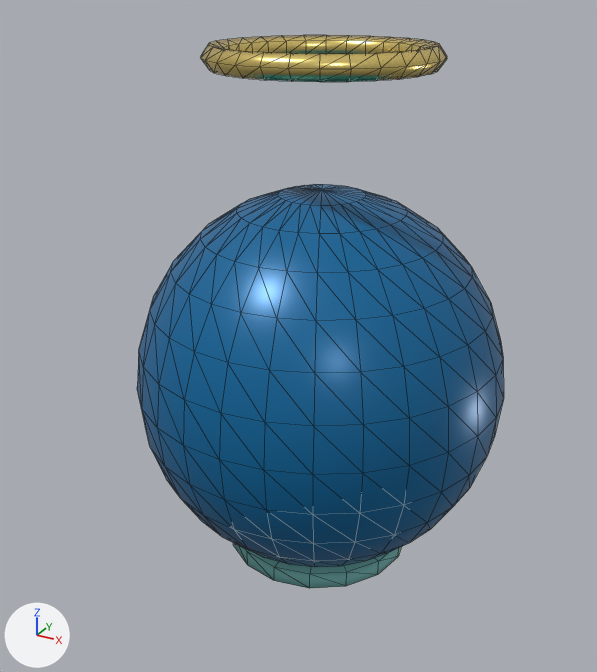
What one commit did to the glTF model public/assets/models/eggs/egg_deepsea_08.glb.
Camera for both pictures: a 50 mm camera at (0.794, -1.547, 1.302) aimed at (-0.036, -0.038, 0.547). The lights are fixed; the arrows at lower left show +X, +Y and +Z. The older version comes first. Mesh edges are drawn as thin lines. Vertices at exactly the same position are counted once.

Objects in the first picture: 'ball'.
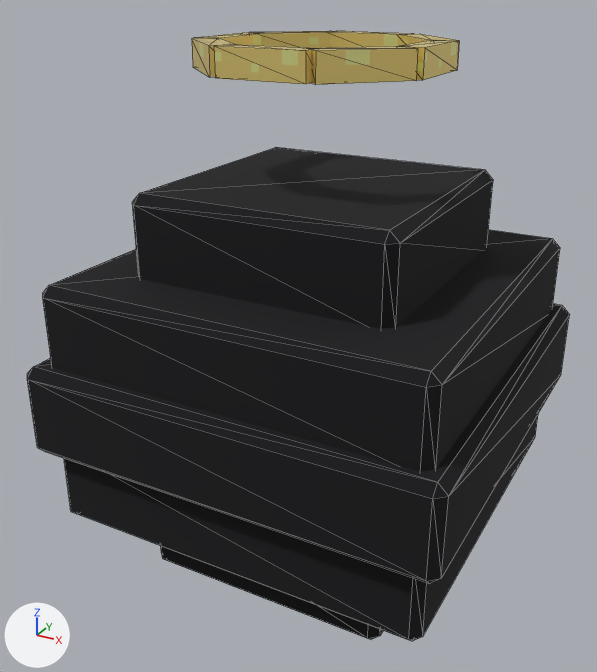
The change, as a list of edits to the scene's bpy script:
```text
Add img_px3:
    img_px3 = load_image('px3', '_unpacked/px3', 16, 16, 'sRGB')
Change mat_m3:
    remove mat_m3.base_color = (1.0, 0.78, 0.25)  # yellow #ffe589
    add mat_m3.texture = img_px3
    mat_m3.metallic: 1.0 -> 0.7
    mat_m3.roughness: 0.25 -> 0.35
Add mat_outline_ink:
    mat_outline_ink = principled_material('Outline_Ink')
    mat_outline_ink.base_color = (0.004, 0.004, 0.006)  # black #0d0d12
    mat_outline_ink.roughness = 1.0
Change me_ball:
    used by ob_ball; location = (0.0, 0.0, 0.0)
    remove me_ball.from_pydata(...)  # 587 vertices, 1144 faces; spans x -0.42..0.42, y -0.42..0.42, z 0.0..1.174
    add me_ball.from_pydata(...)  # 360 vertices, 620 faces; spans x -0.78..0.78, y -0.78..0.78, z -1.0..1.0
    me_ball part 1: a new loose piece, a box spanning x 0.323..0.415, y -0.156..0.156, z 0.908..1.0, in mat_m3 (picture img_px3)
    me_ball part 2: a new loose piece, a box spanning x -0.156..0.156, y 0.323..0.415, z 0.908..1.0, in mat_m3 (picture img_px3)
    me_ball part 3: a new loose piece, a box spanning x -0.415..-0.323, y -0.156..0.156, z 0.908..1.0, in mat_m3 (picture img_px3)
    me_ball part 4: a new loose piece, a box spanning x -0.156..0.156, y -0.415..-0.323, z 0.908..1.0, in mat_m3 (picture img_px3)
    me_ball part 5: the loose piece of 399 vertices spanning x -0.42..0.42, y -0.42..0.42, z 0.0..0.88 is rebuilt with 24 vertices and now spans x -0.487..0.487, y -0.487..0.487, z 0.181..0.526, in mat_outline_ink (black #0d0d12)
    me_ball part 6: the loose piece of 140 vertices spanning x -0.245..0.245, y -0.245..0.245, z 1.126..1.174 is deleted
    me_ball part 7: 248 vertices added at x -0.78..0.78, y -0.78..0.78, z -1.0..1.0
    other edits to the shape of me_ball do not show in these pictures
    add me_ball.materials.append(mat_outline_ink)  # black #0d0d12
Change ob_ball:
    ob_ball.location: (0.0, 0.0, 0.0) -> (0.0, 0.0, 0.585)
    ob_ball.scale: (1.0, 1.0, 1.0) -> (0.596, 0.596, 0.596)
```

Pixel boxes (x1, y1, x2, y2) of what changed, in the pictures (597 x 672 px):
'ball', surface changed, reshaped, moved, rescaled (48% wider, 10% taller): before (137, 35, 504, 588); after (27, 31, 569, 641)
part 1 of me_ball, added (yellow): after (398, 40, 459, 80)
part 2 of me_ball, added (yellow): after (331, 31, 414, 48)
part 3 of me_ball, added (yellow): after (197, 33, 263, 46)
part 4 of me_ball, added (yellow): after (214, 44, 319, 84)
part 5 of me_ball, rebuilt (55% shorter): before (137, 184, 504, 588); after (133, 147, 493, 329)
part 6 of me_ball, deleted (yellow): before (200, 35, 447, 82)
part 7 of me_ball, added: after (27, 31, 569, 641)
